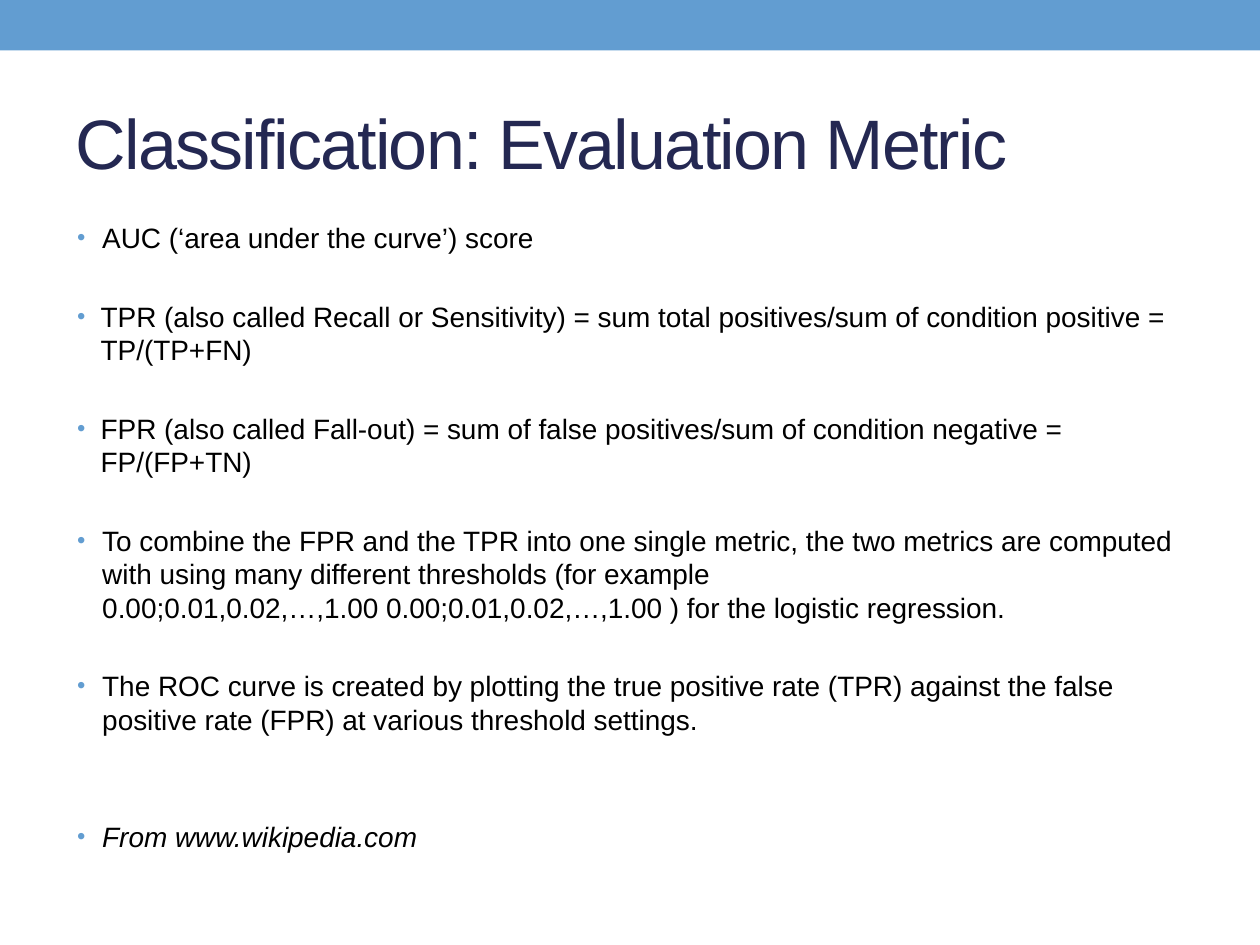
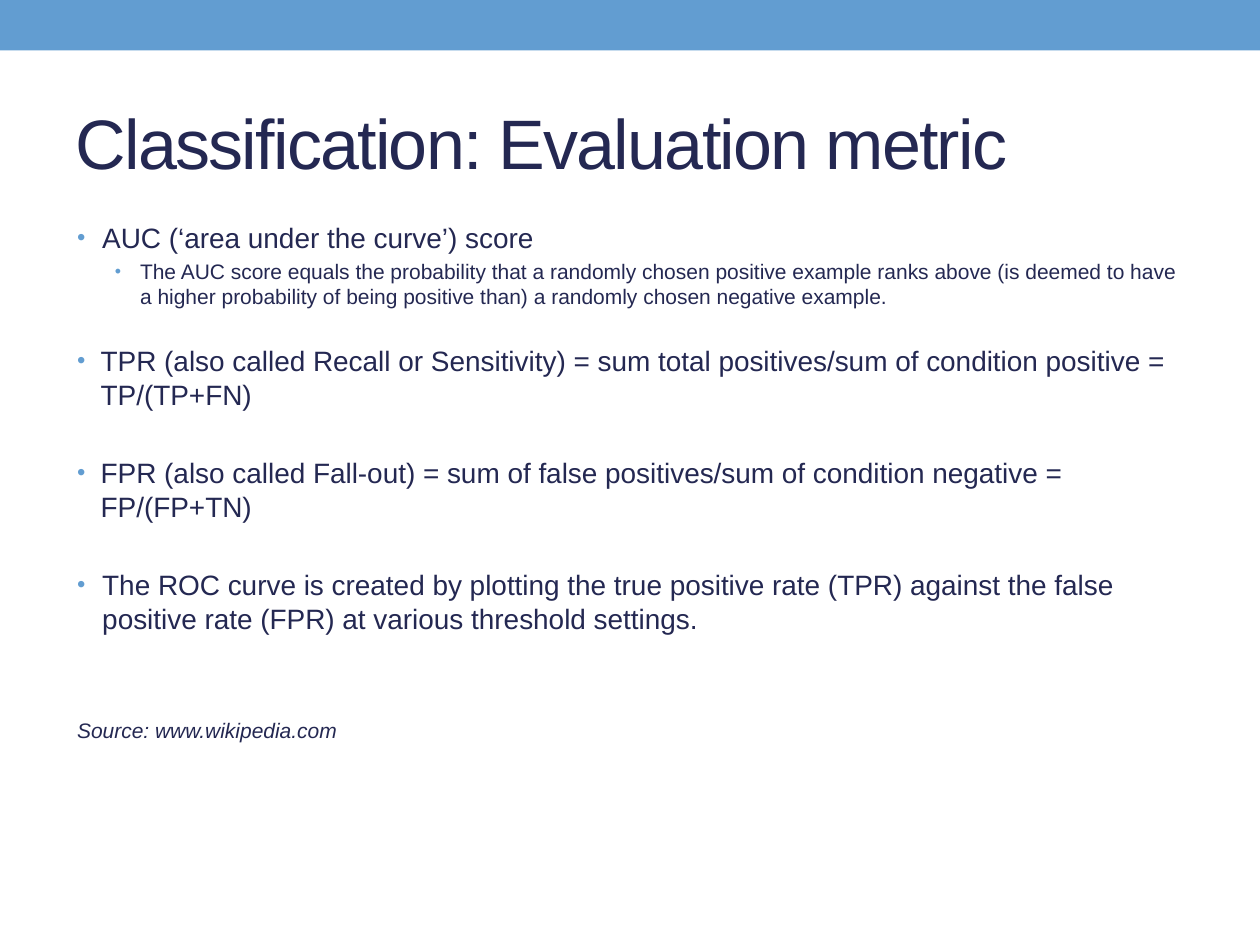
Before and after one commit to Son17/Data-Science-Projects, a slide deck: slide 19 of LG presentation.pptx (slide 25 before the commit). Drawn at 1260x945 pixels with LibreOffice and Linux fonts; fonts in the diff are those of the drawing. Boxes give left, top, right and bottom in pixels: in the first picture for what was removed or moved away, otherwise in the second. Text is boxed around its words. In the diff, an @@ line names an element or a change of style, - is before the commit and + after.

```diff
--- a/LG presentation.pptx
+++ b/LG presentation.pptx
@@ title at box(76, 118, 1008, 170): text changed @@
-Classification: Evaluation Metric
+Classification: Evaluation metric
@@ text at box(101, 227, 1141, 634): text colour #000000 to #242852 in "AUC (‘area under the curve’) score", "TPR (also called Recall or Sensitivity) = ...", "FPR (also called Fall-out) = sum of ...", "The ROC curve is created by plotting ..." @@
@@ text at box(140, 263, 1175, 309): paragraph added @@
+  • The AUC score equals the probability that a randomly chosen positive example ranks above (is deemed to have a higher probability of being positive than) a randomly chosen negative example.
@@ text at box(102, 530, 1172, 623): paragraph removed @@
-• To combine the FPR and the TPR into one single metric, the two metrics are computed with using many different thresholds (for example 0.00;0.01,0.02,…,1.00 0.00;0.01,0.02,…,1.00 ) for the logistic regression.
@@ text at box(77, 722, 337, 743): text changed; size 16 to 12 pt; text colour #000000 to #242852 @@
-• From www.wikipedia.com
+Source: www.wikipedia.com
```
Also in this commit, not shown: 28 other slides changed, 3 slides removed, 2 other files.
